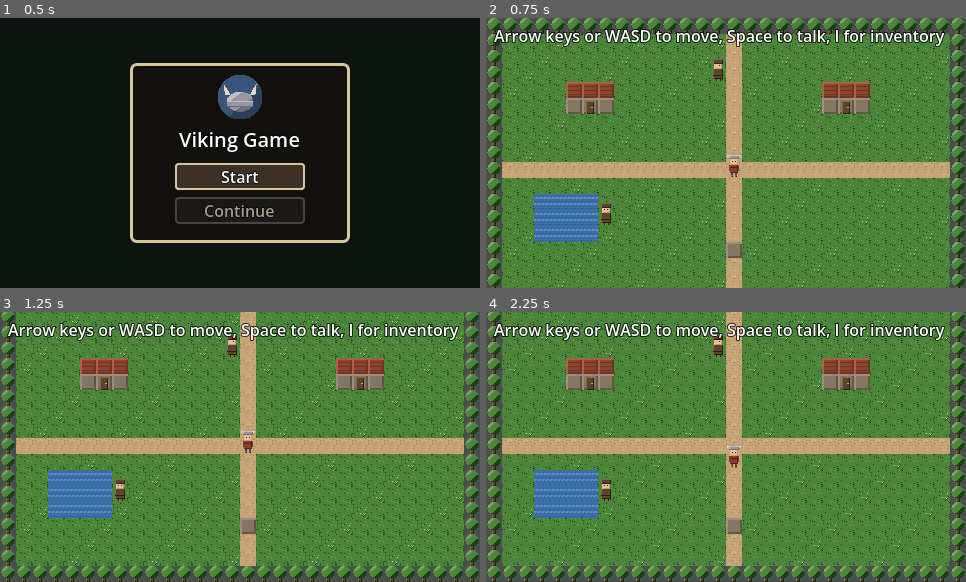
Above: before the commit, frames 1-4 (two rows, left to right).
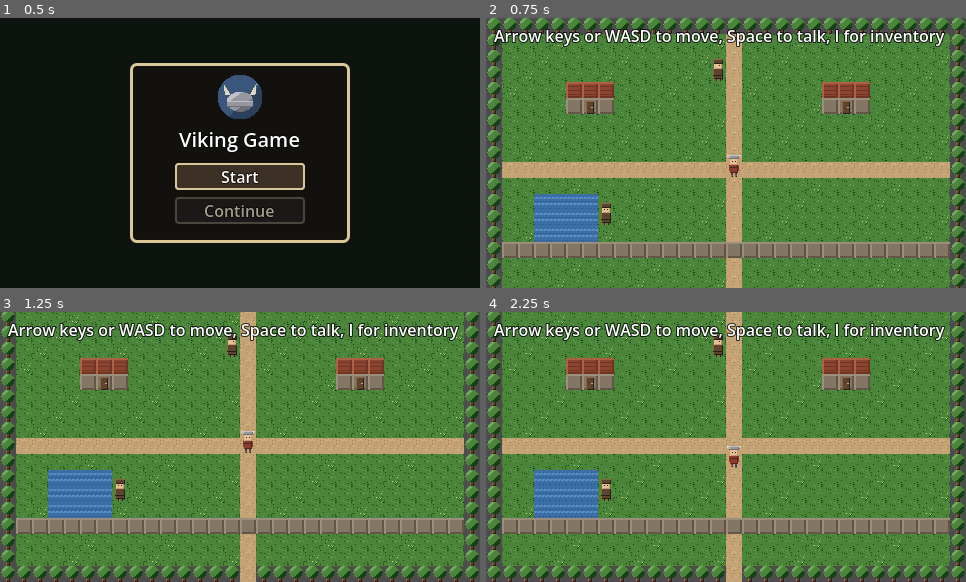
Above: after the commit, the same moments.

Repository: AtlasInMind/viking-game
Game: Godot game, scene res://scenes/title_screen.tscn
Two runs of this game, one before a commit and one after it. Both use one fixed random seed, a clock stepped at 60 frames per second and the inputs below.
Inputs:
- Up to frame 1 (0.5 s): no input
- Up to frame 2 (0.75 s): click "Start" at 0.5 s
- Up to frame 3 (1.25 s): no input
- Up to frame 4 (2.25 s): tap Enter at 1.25 s; hold Right 1.28-2.03 s; hold I 1.28-2.03 s; tap Space at 1.52, 2 s; hold Down from 2.03 s (still down); tap I at 2.1 s

Frame 1 is identical in both runs. In frame 2, 5.3% of the frame differs, in the area x 3-97%, y 82-89%; in frame 3, 5.5%, in the area x 3-97%, y 76-100%; in frame 4, 5.5%.

Commit message:
Author a second connected area: the returned longship (issue #19)
game/scenes/ship.tscn + game/scripts/ship.gd, hand-authored the same
way as the village (issue #9): a hull/deck/gangplank layout built from
named Rects at runtime, reusing the village's tile atlas. Reachable
from the village through a gap in the south treeline, past the
progression gate from #18.

Adds a scene-transition mechanism (_transition_to() in both main.gd
and ship.gd): writes the arriving scene's entry position to save data,
sets SaveSystem.pending_load, and calls change_scene_to_file() - reusing
the existing "restore everything from disk" path already used for a
title-screen Continue, since WorldState/Inventory autoloads survive
change_scene_to_file() on their own and only the Player node's position
actually needs restoring. title_screen.gd's Continue now reads a new
"current_scene" field from save data instead of always loading the
village.

An independent review caught two real bugs before this landed:
- The progression gate from #18 blocked only its own single cell, not
  the row around it - trivially walkable-around on open grass. Fixed
  by making the gate's whole row a wall except its own cell, an actual
  chokepoint instead of a single suspicious block in a field.
- ship.gd's own "missing/invalid save data" fallback returned a village
  coordinate out of the ship's 18x9 bounds - a real soft-lock (no valid
  tile data at that position in the ship scene, blocking movement in
  every direction). Fixed with a proper ship-space default entry cell.

Verified end-to-end in a real exported web build: village to ship and
back, the gate bypass attempt is now blocked from any position along
its row, and both scene/position and inventory state persist correctly
across a real page reload from either area.

Co-Authored-By: Claude Sonnet 5 <noreply@anthropic.com>
Claude-Session: https://claude.ai/code/session_014qgPGoKn3nZmKBvgbYEBQp

Diff:
--- /dev/null
+++ b/game/scenes/ship.tscn
@@ -0,0 +1,63 @@
+[gd_scene load_steps=5 format=3]
+
+[ext_resource type="Script" path="res://scripts/ship.gd" id="1_ship"]
+[ext_resource type="PackedScene" path="res://scenes/player.tscn" id="2_player"]
+[ext_resource type="Script" path="res://scripts/inventory_ui.gd" id="3_inventory"]
+
+[sub_resource type="StyleBoxFlat" id="StyleBoxFlat_inventory"]
+bg_color = Color(0.078, 0.067, 0.055, 0.94)
+border_width_left = 3
+border_width_top = 3
+border_width_right = 3
+border_width_bottom = 3
+border_color = Color(0.85, 0.78, 0.6, 1)
+corner_radius_top_left = 4
+corner_radius_top_right = 4
+corner_radius_bottom_left = 4
+corner_radius_bottom_right = 4
+
+[node name="Ship" type="Node2D"]
+script = ExtResource("1_ship")
+
+[node name="Ground" type="TileMapLayer" parent="."]
+
+[node name="Player" parent="." instance=ExtResource("2_player")]
+
+[node name="UI" type="CanvasLayer" parent="."]
+
+[node name="Hint" type="Label" parent="UI"]
+offset_left = 8.0
+offset_top = 6.0
+offset_right = 320.0
+offset_bottom = 26.0
+theme_override_colors/font_color = Color(1, 1, 1, 1)
+theme_override_colors/font_outline_color = Color(0, 0, 0, 0.8)
+theme_override_constants/outline_size = 4
+text = "Arrow keys or WASD to move, I for inventory"
+
+[node name="InventoryUI" type="Panel" parent="UI"]
+anchor_left = 0.5
+anchor_top = 0.5
+anchor_right = 0.5
+anchor_bottom = 0.5
+offset_left = -120.0
+offset_top = -80.0
+offset_right = 120.0
+offset_bottom = 80.0
+theme_override_styles/panel = SubResource("StyleBoxFlat_inventory")
+script = ExtResource("3_inventory")
+
+[node name="Label" type="Label" parent="UI/InventoryUI"]
+anchor_left = 0.0
+anchor_top = 0.0
+anchor_right = 1.0
+anchor_bottom = 1.0
+offset_left = 10.0
+offset_top = 8.0
+offset_right = -10.0
+offset_bottom = -8.0
+theme_override_colors/font_color = Color(1, 1, 1, 1)
+theme_override_colors/font_outline_color = Color(0, 0, 0, 0.8)
+theme_override_constants/outline_size = 3
+autowrap_mode = 2
+text = ""
--- a/game/scripts/main.gd
+++ b/game/scripts/main.gd
@@ -69,6 +69,15 @@
 ## player holds GATE's required item. Placeholder gate/key proving the
 ## mechanism works end-to-end - not real Act 1 content, see #21.
 const GATE: GateDefinition = preload("res://data/gates/south_gate.tres")
+
+## Area transition (issue #19): past the gate, the south path opens a gap
+## in the border treeline (see _tile_for()) leading to the returned
+## longship. SHIP_ENTRY_CELL must match ship.gd's own arrival point - the
+## two scenes don't share a lookup table since only one other area exists
+## yet (see docs/DECISIONS.md if a third area makes that worth building).
+const SHIP_SCENE_PATH := "res://scenes/ship.tscn"
+const TRANSITION_TO_SHIP_CELL := Vector2i(PATH_X, MAP_SIZE.y - 1)
+const SHIP_ENTRY_CELL := Vector2i(8, 7)
 
 @onready var _ground: TileMapLayer = $Ground
 @onready var _player: Node2D = $Player
@@ -139,7 +148,10 @@
 	return loaded
 
 
-func _on_player_moved(_grid_pos: Vector2i) -> void:
+func _on_player_moved(grid_pos: Vector2i) -> void:
+	if grid_pos == TRANSITION_TO_SHIP_CELL:
+		_transition_to(SHIP_SCENE_PATH, SHIP_ENTRY_CELL)
+		return
 	_save_state()
 
 
@@ -187,7 +199,28 @@
 	data["player_y"] = _player.get_grid_pos().y
 	data["flags"] = WorldState.to_dict()
 	data["inventory"] = Inventory.to_dict()
+	data["current_scene"] = scene_file_path
 	SaveSystem.save_game(data)
+
+
+## Area transitions (issue #19) write the arriving scene's entry cell as
+## the saved position and flip pending_load, reusing the exact same
+## "restore everything from disk" path _load_save_if_continuing() already
+## uses for a title-screen Continue - WorldState/Inventory are already
+## correct in memory (autoloads survive change_scene_to_file), so this
+## round-trip through disk is only there to fix the player's position
+## after the scene tree (and the old Player node) gets replaced, and to
+## make the new area durable across a later real page reload.
+func _transition_to(target_scene: String, entry_cell: Vector2i) -> void:
+	var data := SaveSystem.load_game()
+	data["player_x"] = entry_cell.x
+	data["player_y"] = entry_cell.y
+	data["flags"] = WorldState.to_dict()
+	data["inventory"] = Inventory.to_dict()
+	data["current_scene"] = target_scene
+	SaveSystem.save_game(data)
+	SaveSystem.pending_load = true
+	get_tree().change_scene_to_file(target_scene)
 
 
 func _process(_delta: float) -> void:
@@ -318,6 +351,10 @@
 ## The only non-fixed choice is which grass variant renders, and that's a
 ## deterministic pattern (not randomness) purely for ground texture.
 func _tile_for(cell: Vector2i) -> int:
+	# Checked before the border/tree fallback deliberately - this is the one
+	# deliberate gap in the treeline, not an oversight.
+	if cell == TRANSITION_TO_SHIP_CELL:
+		return TILE_PATH
 	var on_border := cell.x == 0 or cell.y == 0 or cell.x == MAP_SIZE.x - 1 or cell.y == MAP_SIZE.y - 1
 	if on_border:
 		return TILE_TREE
@@ -329,8 +366,13 @@
 		return TILE_ROOF
 	if HOUSE_A_WALL.has_point(cell) or HOUSE_B_WALL.has_point(cell):
 		return TILE_WALL
-	if cell == GATE.cell:
-		return TILE_PATH if GATE.is_unlocked() else TILE_WALL
+	# A single blocked cell in open grass would just be a walk-around, not
+	# a gate - GATE.cell.y is blocked wall-to-wall, with only GATE's own
+	# cell conditionally passable, an actual chokepoint (issue #19 review).
+	if cell.y == GATE.cell.y:
+		if cell.x == GATE.cell.x:
+			return TILE_PATH if GATE.is_unlocked() else TILE_WALL
+		return TILE_WALL
 	if cell.x == PATH_X or cell.y == PATH_Y:
 		return TILE_PATH
 	if (cell.x + cell.y) % 5 == 0:
--- /dev/null
+++ b/game/scripts/ship.gd
@@ -0,0 +1,194 @@
+extends Node2D
+
+## The returned longship (issue #19) - Act 1's second connected area, per
+## docs/WORLD_BIBLE.md. Reachable from the village (game/scripts/main.gd)
+## through the gap in the south treeline, past GATE. Mirrors main.gd's
+## hand-authored map-building approach (issue #9) rather than inventing a
+## new one: named Rects/points in code, a runtime-built TileMapLayer, no
+## Tiled/TileMap-editor authoring. Deliberately has no NPCs, dialogue, or
+## quest content yet - that's #20/#21's job; this issue is purely the
+## area existing and being reachable.
+
+const TILE_SIZE := 16
+const SHIP_SIZE := Vector2i(18, 9)
+
+## Same tile atlas/indices as main.gd's overworld tileset - only a subset
+## is actually used here (path/water/wall/roof), but the source PNG's
+## layout is shared, so the same index constants apply.
+const TILE_PATH := 2
+const TILE_WATER := 4
+const TILE_WALL := 5
+const TILE_ROOF := 6
+
+## The hull's outer edge (gunwale) is every HULL cell not also in DECK -
+## a 1-cell-thick wall automatically framing the inset, walkable deck.
+const HULL := Rect2i(2, 1, 14, 6)
+const DECK := Rect2i(3, 2, 12, 4)
+
+## A small deck structure (roof tile, blocked like the village houses'
+## roofs are - no interior yet, same reasoning as main.gd's TILE_DOOR
+## note) - just enough for the space to read as a real ship, not an
+## empty box.
+const SHELTER := Rect2i(5, 3, 2, 1)
+
+## The one way on/off the ship: a gap in the hull's south wall (row 6)
+## continuing south as a gangplank across open water down to the return
+## trigger. VILLAGE_ENTRY_CELL must match main.gd's TRANSITION_TO_SHIP_CELL
+## neighbor - see the matching note in main.gd's SHIP_ENTRY_CELL.
+const GANGPLANK_X := 8
+const GANGPLANK_START_Y := 6
+const RETURN_TO_VILLAGE_CELL := Vector2i(GANGPLANK_X, SHIP_SIZE.y - 1)
+const VILLAGE_SCENE_PATH := "res://scenes/main.tscn"
+const VILLAGE_ENTRY_CELL := Vector2i(15, 16)
+
+## Must match main.gd's SHIP_ENTRY_CELL - this is where the player lands
+## when arriving from the village. It's also this scene's own fallback
+## for missing/invalid save data (see _resolve_start_position()): unlike
+## VILLAGE_ENTRY_CELL (a village-space coordinate, only ever valid as an
+## argument to main.gd's own _transition_to()), this one is in this
+## scene's own coordinate space, so a fallback can safely use it.
+const DEFAULT_ENTRY_CELL := Vector2i(GANGPLANK_X, GANGPLANK_START_Y + 1)
+
+@onready var _ground: TileMapLayer = $Ground
+@onready var _player: Node2D = $Player
+@onready var _inventory_ui: InventoryUI = $UI/InventoryUI
+
+var _occupied_cells: Dictionary = {}
+var _inventory_key_was_pressed := false
+var _tileset_source_id: int = -1
+
+
+func _ready() -> void:
+	# Mirrors main.gd's _load_save_if_continuing() exactly: WorldState and
+	# Inventory are autoloads and already correct in memory for an
+	# in-session transition from the village; pending_load only comes back
+	# true for a fresh page load resuming a save that points here (either
+	# a real Continue, or main.gd's own transition flipping it right
+	# before changing scenes - see main.gd's _transition_to()).
+	if SaveSystem.pending_load:
+		SaveSystem.pending_load = false
+		var loaded := SaveSystem.load_game()
+		if loaded.has("flags") and loaded["flags"] is Dictionary:
+			WorldState.from_dict(loaded["flags"])
+		if loaded.has("inventory") and loaded["inventory"] is Dictionary:
+			Inventory.from_dict(loaded["inventory"])
+
+	_tileset_source_id = _build_tileset()
+	_build_map(_tileset_source_id)
+
+	var start := _resolve_start_position(SaveSystem.load_game())
+	_player.initialize(_ground, start, TILE_SIZE, SHIP_SIZE, _occupied_cells)
+	_player.moved.connect(_on_player_moved)
+
+
+func _resolve_start_position(data: Dictionary) -> Vector2i:
+	if not (data.has("player_x") and data.has("player_y")):
+		return DEFAULT_ENTRY_CELL
+	if not ((data["player_x"] is int or data["player_x"] is float) and (data["player_y"] is int or data["player_y"] is float)):
+		return DEFAULT_ENTRY_CELL
+
+	var loaded := Vector2i(int(data["player_x"]), int(data["player_y"]))
+	if loaded.x < 0 or loaded.y < 0 or loaded.x >= SHIP_SIZE.x or loaded.y >= SHIP_SIZE.y:
+		return DEFAULT_ENTRY_CELL
+	var tile_data := _ground.get_cell_tile_data(loaded)
+	if tile_data == null or tile_data.get_custom_data("blocked"):
+		return DEFAULT_ENTRY_CELL
+	return loaded
+
+
+func _on_player_moved(grid_pos: Vector2i) -> void:
+	if grid_pos == RETURN_TO_VILLAGE_CELL:
+		_transition_to(VILLAGE_SCENE_PATH, VILLAGE_ENTRY_CELL)
+		return
+	_save_state()
+
+
+func _save_state() -> void:
+	var data := SaveSystem.load_game()
+	data["player_x"] = _player.get_grid_pos().x
+	data["player_y"] = _player.get_grid_pos().y
+	data["flags"] = WorldState.to_dict()
+	data["inventory"] = Inventory.to_dict()
+	data["current_scene"] = scene_file_path
+	SaveSystem.save_game(data)
+
+
+## See main.gd's _transition_to() for the full reasoning - identical
+## pattern, mirrored here rather than shared, since only two areas exist.
+func _transition_to(target_scene: String, entry_cell: Vector2i) -> void:
+	var data := SaveSystem.load_game()
+	data["player_x"] = entry_cell.x
+	data["player_y"] = entry_cell.y
+	data["flags"] = WorldState.to_dict()
+	data["inventory"] = Inventory.to_dict()
+	data["current_scene"] = target_scene
+	SaveSystem.save_game(data)
+	SaveSystem.pending_load = true
+	get_tree().change_scene_to_file(target_scene)
+
+
+func _process(_delta: float) -> void:
+	var inventory_key_pressed := Input.is_key_pressed(KEY_I)
+	var just_pressed := inventory_key_pressed and not _inventory_key_was_pressed
+	_inventory_key_was_pressed = inventory_key_pressed
+	if not just_pressed:
+		return
+
+	if _inventory_ui.is_open():
+		_inventory_ui.close()
+		_player.set_input_enabled(true)
+		return
+
+	if _player.is_moving():
+		return
+
+	_inventory_ui.open()
+	_player.set_input_enabled(false)
+
+
+func _build_tileset() -> int:
+	var tile_set := TileSet.new()
+	tile_set.tile_size = Vector2i(TILE_SIZE, TILE_SIZE)
+
+	var atlas := TileSetAtlasSource.new()
+	atlas.texture = load("res://assets/tiles/overworld_tileset.png")
+	atlas.texture_region_size = Vector2i(TILE_SIZE, TILE_SIZE)
+	for x in range(8):
+		atlas.create_tile(Vector2i(x, 0))
+
+	tile_set.add_custom_data_layer()
+	tile_set.set_custom_data_layer_name(0, "blocked")
+	tile_set.set_custom_data_layer_type(0, TYPE_BOOL)
+
+	var source_id := tile_set.add_source(atlas)
+	# Water and the hull walls/roof are all impassable - there's no
+	# "grass"-equivalent open tile here, open water is the default and is
+	# blocked like main.gd's TILE_WATER is.
+	for x in [TILE_WATER, TILE_WALL, TILE_ROOF]:
+		atlas.get_tile_data(Vector2i(x, 0), 0).set_custom_data("blocked", true)
+
+	_ground.tile_set = tile_set
+	return source_id
+
+
+func _build_map(source_id: int) -> void:
+	for y in range(SHIP_SIZE.y):
+		for x in range(SHIP_SIZE.x):
+			var cell := Vector2i(x, y)
+			_ground.set_cell(cell, source_id, Vector2i(_tile_for(cell), 0))
+
+
+## Deliberate placements: DECK (walkable interior) is checked before HULL
+## (its border) since DECK is inset by one cell on every side, and the
+## gangplank check comes first so it can punch through both the hull's
+## south wall and the open water beyond it in one uniform column.
+func _tile_for(cell: Vector2i) -> int:
+	if cell.x == GANGPLANK_X and cell.y >= GANGPLANK_START_Y:
+		return TILE_PATH
+	if SHELTER.has_point(cell):
+		return TILE_ROOF
+	if DECK.has_point(cell):
+		return TILE_PATH
+	if HULL.has_point(cell):
+		return TILE_WALL
+	return TILE_WATER
--- a/game/scripts/title_screen.gd
+++ b/game/scripts/title_screen.gd
@@ -18,6 +18,15 @@
 	get_tree().change_scene_to_file("res://scenes/main.tscn")
 
 
+## A save can now point at any area (issue #19's area transitions stamp
+## their own scene into "current_scene", the same field this reads) - a
+## missing/invalid value defensively falls back to the village, the same
+## way _resolve_start_position() in main.gd falls back to the default
+## spawn on invalid position data.
 func _on_continue_pressed() -> void:
 	SaveSystem.pending_load = true
-	get_tree().change_scene_to_file("res://scenes/main.tscn")
+	var data := SaveSystem.load_game()
+	var target_scene: Variant = data.get("current_scene", "res://scenes/main.tscn")
+	if not (target_scene is String) or not ResourceLoader.exists(target_scene):
+		target_scene = "res://scenes/main.tscn"
+	get_tree().change_scene_to_file(target_scene)
Not shown, added: game/scripts/ship.gd.uid
